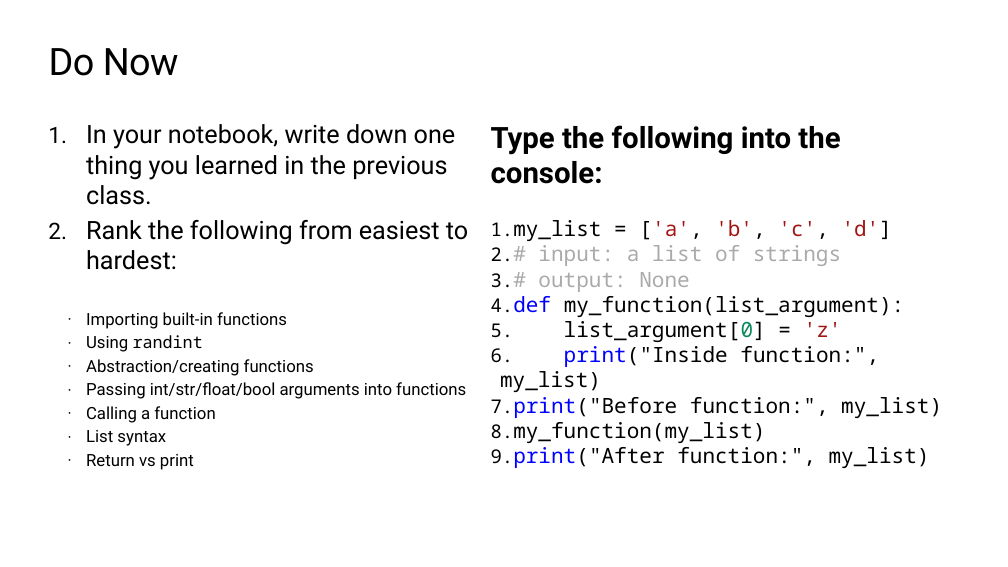
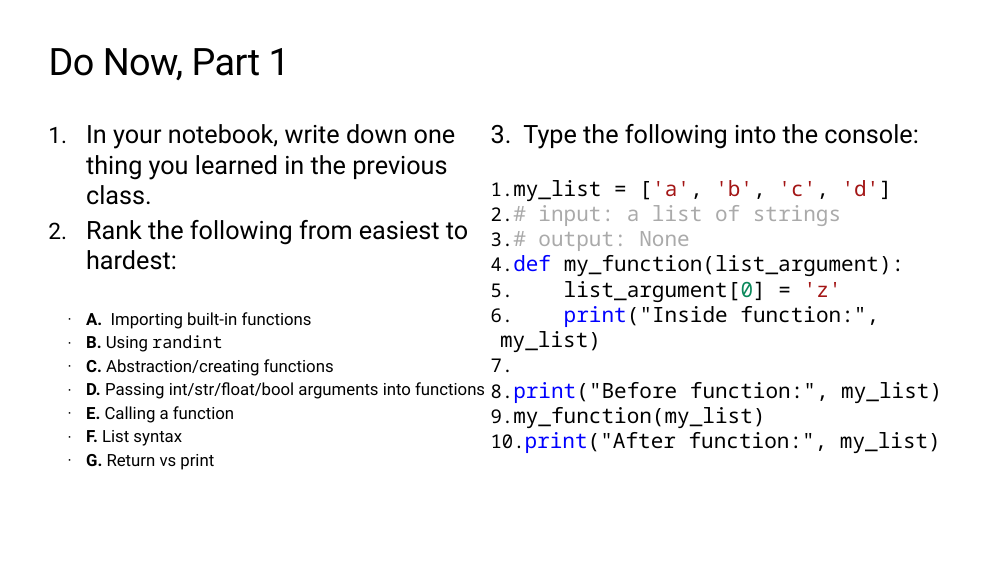
Before and after one commit to TEALSK12/2nd-semester-introduction-to-computer-science, a slide deck: slide 4 of units/3_unit/slidedecks/Intro Python 3.04 TEALS.pptx. Drawn at 1008x567 pixels with LibreOffice and Linux fonts; fonts in the diff are those of the drawing; background and template pictures are left out. Boxes give left, top, right and bottom in pixels: in the first picture for what was removed or moved away, otherwise in the second. Text is boxed around its words. In the diff, an @@ line names an element or a change of style, - is before the commit and + after.

```diff
--- a/units/3_unit/slidedecks/Intro Python 3.04 TEALS.pptx
+++ b/units/3_unit/slidedecks/Intro Python 3.04 TEALS.pptx
@@ title at [49,48,290,80]: text changed @@
-Do Now
+Do Now, Part 1
@@ text at [491,124,918,149]: text changed; size 28 to 24 pt; bold off @@
-Type the following into the console:
+3. Type the following into the console:
@@ text at [86,312,485,470]: text changed @@
-  · Importing built-in functions
-  · Using randint
-  · Abstraction/creating functions
-  · Passing int/str/float/bool arguments into functions
-  · Calling a function
-  · List syntax
-  · Return vs print
+  · A. Importing built-in functions
+  · B. Using randint
+  · C. Abstraction/creating functions
+  · D. Passing int/str/float/bool arguments into functions
+  · E. Calling a function
+  · F. List syntax
+  · G. Return vs print
```
Also in this commit, not shown: 6 other slides changed, 2 slides added, 11 other files.
